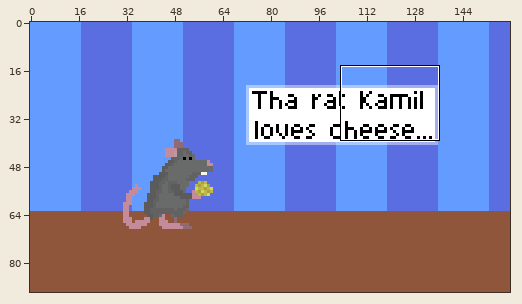
File history of a pixel-art file, Assets/Textures/UI/aseprite/intro.aseprite. Above: a wide view before the commit, with the close-up outlined.
Close-up. Before the edit:
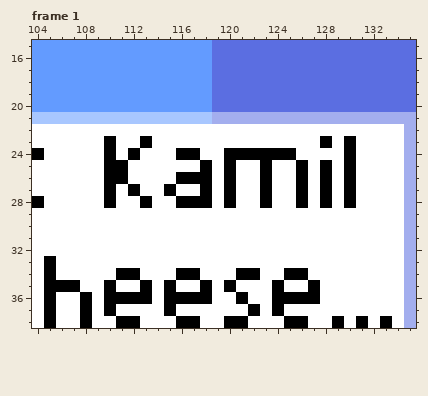
160x90 pixels, 13 frames. Colours within 5 levels of each other are drawn and written as one. Shown: frame 1: x 104..135, y 15..38.
Once edited:
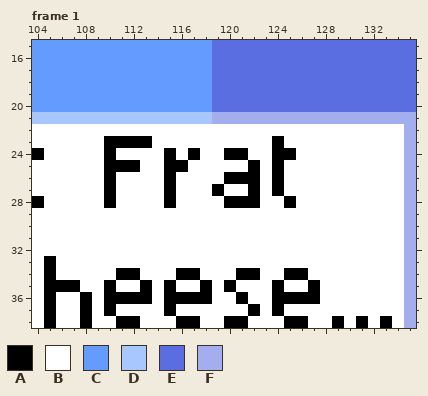
Palette (. is transparent): A #000000  B #ffffff  C #639bff  D #a8c7ff  E #5b6ee1  F #a3aeee
What changed:
Frame 1, layer "textbox":
y 23: x 111..112 BB -> AA; x 124 B -> A; x 128 A -> B; x 130 A -> B
y 24: x 112 A -> B; x 115..116 BA -> AB; x 122..123 AA -> BB; x 130 A -> B
y 25: x 112 B -> A; x 115..116 BB -> AA; x 118 A -> B; x 120 A -> B; x 122..124 BAB -> ABA; x 126 A -> B; x 128 A -> B; x 130 A -> B
y 26: x 111 A -> B; x 115..118 BAAA -> ABBB; x 121..124 BBAB -> AABA; x 126 A -> B; x 128 A -> B; x 130 A -> B
y 27: x 112 A -> B; x 118..120 ABA -> BAB; x 122..124 BAB -> ABA; x 126 A -> B; x 128 A -> B; x 130 A -> B
y 28: x 113 A -> B; x 115..118 BAAA -> ABBB; x 121..123 BBA -> AAB; x 125..126 BA -> AB; x 128 A -> B; x 130 A -> B
Changed places in both close-ups, as pixel boxes (x1, y1, x2, y2):
changed: (116, 136, 356, 208)
